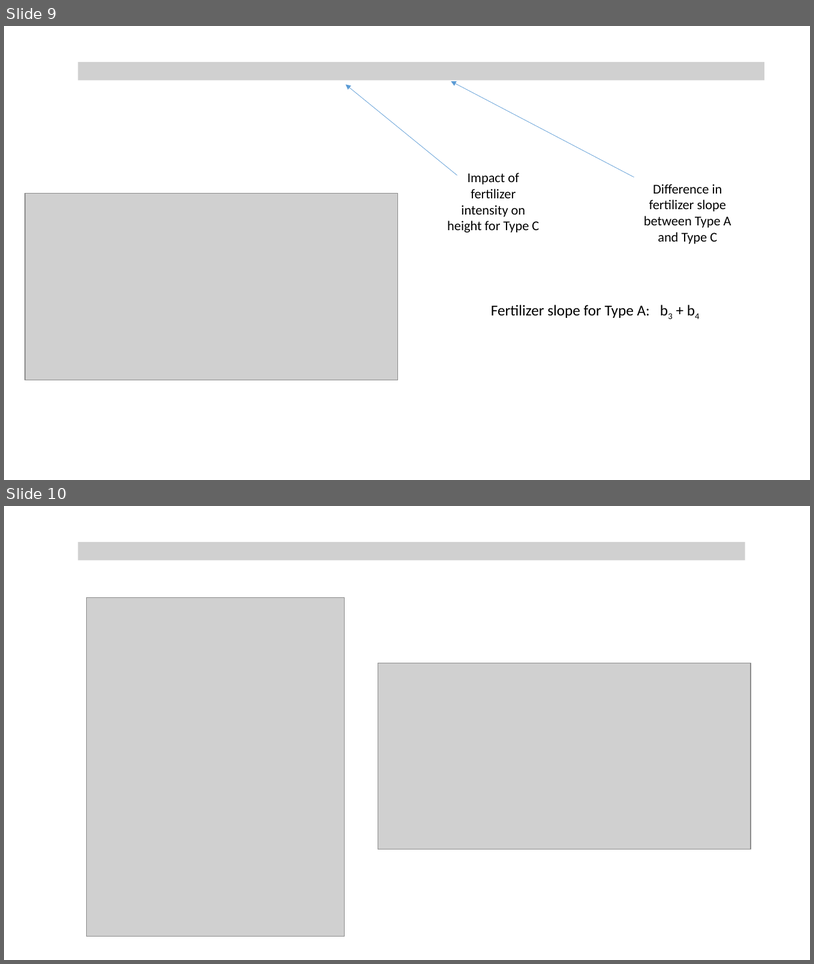
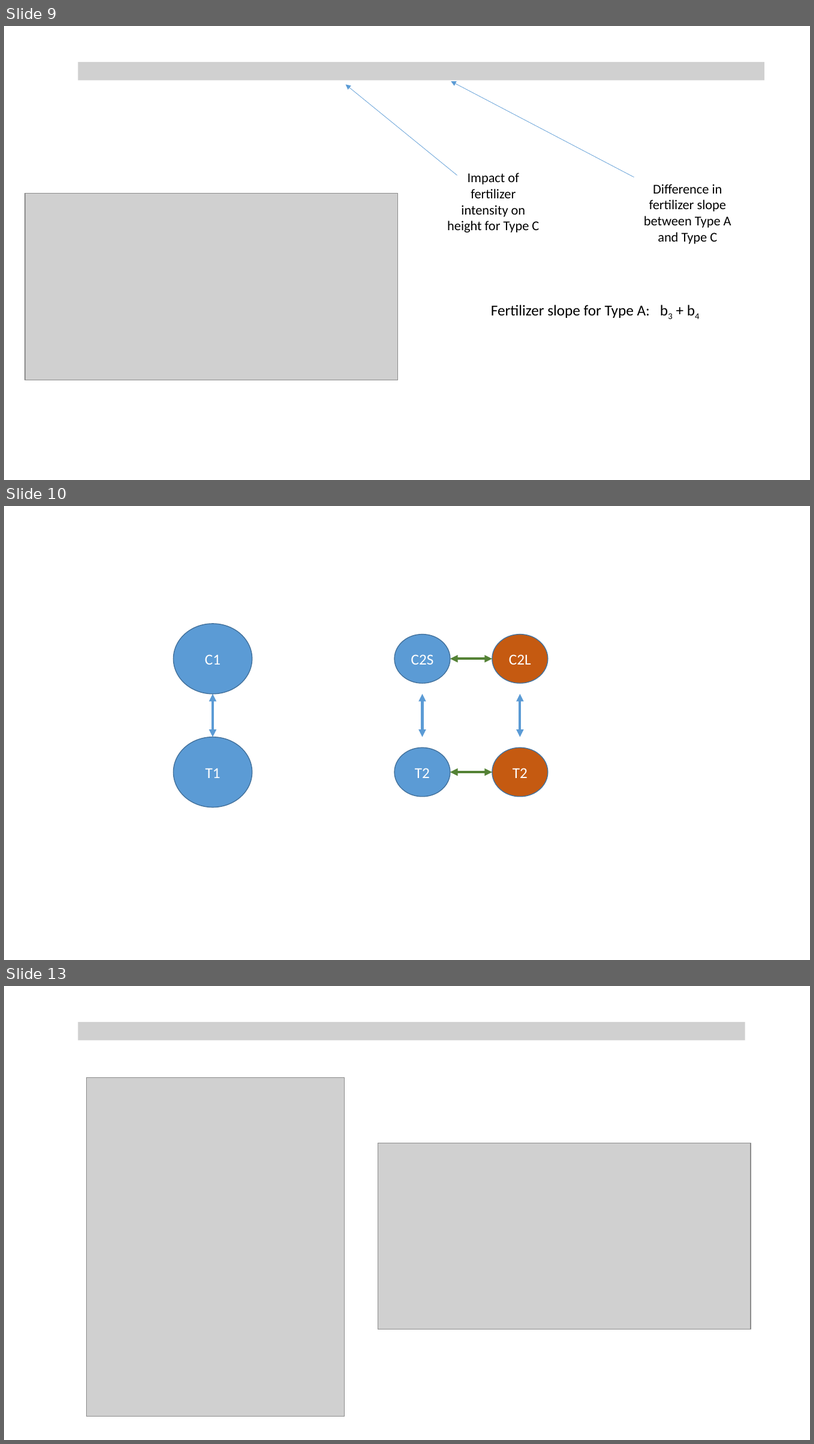
Before and after one commit to Watts-College/cpp-524-fall-2021, a slide deck: lectures/CPP-523/p-08-dummy-variables.pptx. Shown one above the other, each under a label of ours: slides 9 and 10 before the commit, slides 9, 10 and 13 after it; the slides between them are not shown. The pictures are 814x964 and 814x1444 pixels, drawn with LibreOffice and Linux fonts; fonts in the diff are those of the drawing; grey boxes stand for pictures. Boxes give left, top, right and bottom in pixels: in the first picture for what was removed or moved away, otherwise in the second. Text is boxed around its words. In the diff, an @@ line names an element or a change of style, - is before the commit and + after.

```diff
--- a/lectures/CPP-523/p-08-dummy-variables.pptx
+++ b/lectures/CPP-523/p-08-dummy-variables.pptx
@@ slide 10 added at <box>4,506,810,960</box>, background #FFFFFF @@
@@ ellipse added at <box>173,624,252,694</box>, fill #5B9BD5, outline #43739E 1 pt, 18 pt, text #FFFFFF @@
+C1
@@ ellipse added at <box>395,634,450,683</box>, fill #5B9BD5, outline #43739E 1 pt, 18 pt, text #FFFFFF @@
+C2S
@@ ellipse added at <box>492,634,548,683</box>, fill #C55A11, outline #43739E 1 pt, 18 pt, text #FFFFFF @@
+C2L
@@ double arrow added from (492, 658) to (450, 658), #548235 3 pt @@
@@ double arrow added from (213, 694) to (213, 737), #5B9BD5 3 pt @@
@@ double arrow added from (423, 694) to (423, 737), #5B9BD5 3 pt @@
@@ double arrow added from (521, 694) to (521, 737), #5B9BD5 3 pt @@
@@ ellipse added at <box>173,737,252,807</box>, fill #5B9BD5, outline #43739E 1 pt, 18 pt, text #FFFFFF @@
+T1
@@ ellipse added at <box>395,747,450,796</box>, fill #5B9BD5, outline #43739E 1 pt, 18 pt, text #FFFFFF @@
+T2
@@ ellipse added at <box>492,747,548,796</box>, fill #C55A11, outline #43739E 1 pt, 18 pt, text #FFFFFF @@
+T2
@@ double arrow added from (492, 772) to (450, 772), #548235 3 pt @@
@@ what was slide 10 is now slide 13 @@
```
Also in this commit, not shown: 2 other slides added, 6 other files.
